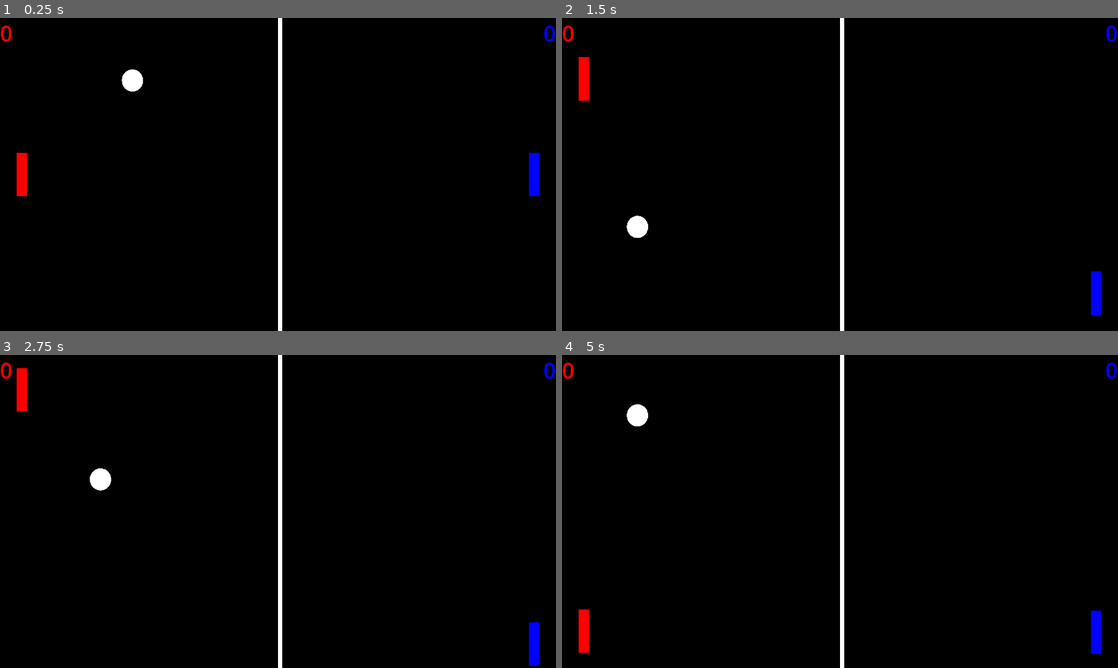
Above: before the commit, frames 1-4 (two rows, left to right).
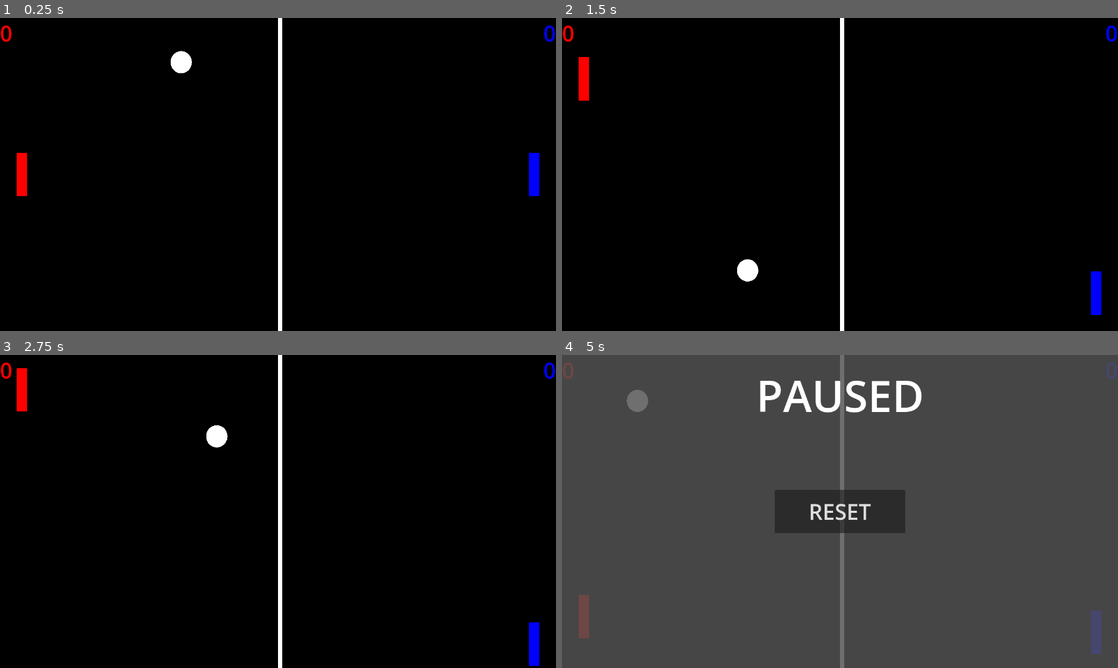
Above: after the commit, the same moments.

Repository: GiorgosAthanasopoulos/01-Pong
Game: Godot game, scene res://game/game.tscn
Same seed, same stepped clock (60 frames per second), same inputs: the game is played once before the commit and once after it.
Inputs:
- Up to frame 1 (0.25 s): no input
- Up to frame 2 (1.5 s): hold W (p1_move_up) 0.53-1.28 s; hold Down (p2_move_down) 0.53-1.28 s; hold S (p1_move_down) from 1.28 s (still down); tap Up (p2_move_up) at 1.35 s
- Up to frame 3 (2.75 s): release S (p1_move_down) at 2.03 s; hold W (p1_move_up) from 2.03 s (still down); hold Down (p2_move_down) from 2.03 s (still down)
- Up to frame 4 (5 s): release Down (p2_move_down) at 2.78 s; tap Up (p2_move_up) at 2.85, 4.35 s; release W (p1_move_up) at 3.53 s; hold Down (p2_move_down) 3.53-4.28 s; hold S (p1_move_down) from 3.53 s (still down); tap R (restart) at 4.15 s; tap Escape (pause, bound only after the commit) at 4.9 s

The runs differ from the first frame. In frame 1, 0.4% of the frame differs, in the area x 21-35%, y 10-24%; in frame 2, 0.4%; in frame 3, 0.4%; in frame 4, 100%, in the area x 0-100%, y 0-100%.

Commit message:
add audio fx

Diff:
--- /dev/null
+++ b/audio/audio.gd
@@ -0,0 +1,23 @@
+extends Node
+
+const goal_1: AudioStreamWAV = preload('res://assets/sounds/goal/trimmed/36796__alexpadina__goal1.wav')
+const goal_3: AudioStreamWAV = preload('res://assets/sounds/goal/trimmed/36798__alexpadina__goal3.wav')
+const goal_5: AudioStreamWAV = preload('res://assets/sounds/goal/trimmed/36800__alexpadina__goa5.wav')
+const goal_6: AudioStreamWAV = preload('res://assets/sounds/goal/trimmed/36801__alexpadina__goal6.wav')
+const ball_hit: AudioStreamWAV = preload('res://assets/sounds/hit/trimmed/269718__michorvath__ping-pong-ball-hit.wav')
+
+
+func get_random_goal_audio() -> AudioStreamWAV:
+    var choice: int = randi() % 4
+    if choice == 0:
+        return goal_1
+    if choice == 1:
+        return goal_3
+    if choice == 2:
+        return goal_5
+    else:
+        return goal_6
+
+
+func get_ball_hit_audio() -> AudioStreamWAV:
+    return ball_hit
--- /dev/null
+++ b/audio/buses/default_bus_layout.tres
@@ -0,0 +1,9 @@
+[gd_resource type="AudioBusLayout" format=3 uid="uid://djhwwwlnnh852"]
+
+[resource]
+bus/1/name = &"SFX"
+bus/1/solo = false
+bus/1/mute = false
+bus/1/bypass_fx = false
+bus/1/volume_db = 0.0
+bus/1/send = &"Master"
--- a/ball/ball.tscn
+++ b/ball/ball.tscn
@@ -1,6 +1,6 @@
 [gd_scene load_steps=5 format=3 uid="uid://duam4rign8jmu"]
 
-[ext_resource type="Script" uid="uid://mv7ftp7bp6n4" path="res://ball/ball.gd" id="1_6plaf"]
+[ext_resource type="Script" uid="uid://mv7ftp7bp6n4" path="res://ball/scripts/ball.gd" id="1_6plaf"]
 
 [sub_resource type="CircleShape2D" id="CircleShape2D_6plaf"]
 radius = 25.0
@@ -25,3 +25,6 @@
 position = Vector2(-0.499999, 0.500008)
 scale = Vector2(49.0556, 51)
 mesh = SubResource("SphereMesh_pwunn")
+
+[node name="SFXAudioStreamPlayer2D" type="AudioStreamPlayer2D" parent="."]
+bus = &"SFX"
--- a/ball/ball.gd
+++ b/ball/scripts/ball.gd
@@ -6,23 +6,22 @@
 @export var ball_toss_angle_threshold_deg: int = 75
 
 
+@onready var sfx_audio_stream_player_2d: AudioStreamPlayer2D = $SFXAudioStreamPlayer2D
+
+
 var angle: int
 signal goal_left
 signal goal_right
-signal restart
 
 
 func _ready() -> void:
     launch_ball()
 
 
-func _process(delta: float) -> void:
-    if Input.is_action_just_pressed(&"restart"):
-        emit_signal(&"restart")
-        queue_free()
+func _physics_process(delta: float) -> void:
+    if Global.paused:
+        return
 
-
-func _physics_process(delta: float) -> void:
     speed += delta * speed_increment
 
     var movement: Vector2 = Vector2.ZERO
@@ -36,6 +35,10 @@
     var collider: PhysicsBody2D = collision.get_collider()
     if not is_instance_valid(collider):
         return
+
+    sfx_audio_stream_player_2d.stream = Audio.get_ball_hit_audio()
+    sfx_audio_stream_player_2d.play()
+
     if collider.name.contains(&"Goal"):
         emit_signal(&"goal_right" if collider.name.contains(&"Goal2") else &"goal_left")
         queue_free()
@@ -48,13 +51,16 @@
 
 
 func launch_ball():
+    if Global.paused:
+        return
+
     randomize()
     var direction = randi() % 2
     var angle_deg: float
 
     if direction == 0:
-        angle_deg = randf_range(ball_toss_angle_threshold_deg, 180 - ball_toss_angle_threshold_deg)
+        angle_deg = randf_range(45, 135)
     else:
-        angle_deg = randf_range(180 + ball_toss_angle_threshold_deg, 360 - ball_toss_angle_threshold_deg)
+        angle_deg = randf_range(225, 315)
 
     angle = deg_to_rad(angle_deg)
--- /dev/null
+++ b/default_bus_layout.tres
@@ -0,0 +1,9 @@
+[gd_resource type="AudioBusLayout" format=3 uid="uid://cx4pvufsjmsv1"]
+
+[resource]
+bus/1/name = &"SFX"
+bus/1/solo = false
+bus/1/mute = false
+bus/1/bypass_fx = false
+bus/1/volume_db = 0.0672607
+bus/1/send = &"Master"
--- a/game/game.gd
+++ /dev/null
@@ -1,42 +0,0 @@
-extends Node2D
-
-
-@export var ball_scene: PackedScene = preload("res://ball/ball.tscn")
-
-
-var score_1: int = 0
-var score_2: int = 0
-
-
-@onready var score_label_1: Label = $UI/CanvasLayer/Score
-@onready var score_label_2: Label = $UI/CanvasLayer/Score2
-
-
-func _ready() -> void:
-    spawn_ball()
-
-
-func spawn_ball() -> void:
-    var ball: Node = ball_scene.instantiate()
-    add_child(ball)
-    var window_size: Vector2 = DisplayServer.window_get_size()
-    ball.global_position = Vector2(window_size.x/2, window_size.y/2)
-    ball.connect("goal_left", _on_goal_left)
-    ball.connect("goal_right", _on_goal_right)
-    ball.connect("restart", _on_restart)
-
-
-func _on_goal_left():
-    score_2 += 1
-    score_label_2.text = str(score_2)
-    spawn_ball()
-
-
-func _on_goal_right() -> void:
-    score_1 += 1
-    score_label_1.text = str(score_1)
-    spawn_ball()
-
-
-func _on_restart() -> void:
-    spawn_ball()
--- a/game/game.tscn
+++ b/game/game.tscn
@@ -1,6 +1,6 @@
 [gd_scene load_steps=5 format=3 uid="uid://d1hklrw45yjd4"]
 
-[ext_resource type="Script" uid="uid://bbowmoknjxtxb" path="res://game/game.gd" id="1_4fuuu"]
+[ext_resource type="Script" uid="uid://bbowmoknjxtxb" path="res://game/scripts/game.gd" id="1_4fuuu"]
 [ext_resource type="PackedScene" uid="uid://b1kgjud6cfmuq" path="res://paddle/paddle.tscn" id="2_dxrkv"]
 [ext_resource type="PackedScene" uid="uid://bg3v6hvjj6mpe" path="res://wall/wall.tscn" id="3_4fuuu"]
 [ext_resource type="PackedScene" uid="uid://b2pd6q6scjqqe" path="res://goal/goal.tscn" id="3_h7iqs"]
@@ -70,3 +70,46 @@
 
 [node name="Goal2" parent="Entities" instance=ExtResource("3_h7iqs")]
 position = Vector2(1278, 360)
+
+[node name="EscapeMenu" type="CanvasLayer" parent="."]
+visible = false
+
+[node name="BGColorRect" type="ColorRect" parent="EscapeMenu"]
+anchors_preset = 15
+anchor_right = 1.0
+anchor_bottom = 1.0
+grow_horizontal = 2
+grow_vertical = 2
+color = Color(0.32549, 0.32549, 0.32549, 0.839216)
+
+[node name="TitleLabel" type="Label" parent="EscapeMenu"]
+anchors_preset = 10
+anchor_right = 1.0
+offset_bottom = 186.0
+grow_horizontal = 2
+theme_override_font_sizes/font_size = 100
+text = "PAUSED"
+horizontal_alignment = 1
+vertical_alignment = 1
+
+[node name="ResetButton" type="Button" parent="EscapeMenu"]
+anchors_preset = 8
+anchor_left = 0.5
+anchor_top = 0.5
+anchor_right = 0.5
+anchor_bottom = 0.5
+offset_left = -150.0
+offset_top = -50.0
+offset_right = 150.0
+offset_bottom = 50.0
+grow_horizontal = 2
+grow_vertical = 2
+theme_override_font_sizes/font_size = 50
+text = "RESET"
+
+[node name="Audio" type="Node2D" parent="."]
+
+[node name="SFXAudioStreamPlayer2D" type="AudioStreamPlayer2D" parent="Audio"]
+bus = &"SFX"
+
+[connection signal="pressed" from="EscapeMenu/ResetButton" to="." method="_on_reset_button_pressed"]
--- /dev/null
+++ b/game/scripts/game.gd
@@ -0,0 +1,94 @@
+extends Node2D
+
+
+# TODO: AI goalkeeper (not perfect)
+
+
+@export var ball_scene: PackedScene = preload("res://ball/ball.tscn")
+
+
+@onready var score_label_1: Label = $UI/CanvasLayer/Score
+@onready var score_label_2: Label = $UI/CanvasLayer/Score2
+@onready var escape_menu: CanvasLayer = $EscapeMenu
+@onready var sfx_audio_stream_player_2d: AudioStreamPlayer2D = $Audio/SFXAudioStreamPlayer2D
+
+
+var score_1: int = 0
+var score_2: int = 0
+var ball: Node
+var freed: bool = false
+
+
+func _ready() -> void:
+    spawn_ball()
+
+
+func _process(delta: float) -> void:
+    if Input.is_action_just_pressed(&'restart') and not Global.paused:
+        ball.queue_free()
+        spawn_ball()
+    if Input.is_action_just_pressed(&'pause'):
+        Global.paused = not Global.paused
+        escape_menu.visible = not escape_menu.visible
+        freed = not freed
+
+
+func spawn_ball() -> void:
+    if Global.paused:
+        return
+
+    ball = ball_scene.instantiate()
+    add_child(ball)
+    var window_size: Vector2 = DisplayServer.window_get_size()
+    ball.global_position = Vector2(window_size.x/2, window_size.y/2)
+    ball.connect("goal_left", _on_goal_left)
+    ball.connect("goal_right", _on_goal_right)
+    ball.connect("restart", _on_restart)
+
+
+func _on_goal_left():
+    if Global.paused:
+        return
+
+    sfx_audio_stream_player_2d.stop()
+    sfx_audio_stream_player_2d.stream = Audio.get_random_goal_audio()
+    sfx_audio_stream_player_2d.play()
+
+    score_2 += 1
+    score_label_2.text = str(score_2)
+
+    spawn_ball()
+
+
+func _on_goal_right() -> void:
+    if Global.paused:
+        return
+
+    sfx_audio_stream_player_2d.stop()
+    sfx_audio_stream_player_2d.stream = Audio.get_random_goal_audio()
+    sfx_audio_stream_player_2d.play()
+
+    score_1 += 1
+    score_label_1.text = str(score_1)
+
+    spawn_ball()
+
+
+func _on_restart() -> void:
+    if Global.paused:
+        return
+
+    spawn_ball()
+
+
+func _on_reset_button_pressed() -> void:
+    score_1 = 0
+    score_label_1.text = str(score_1)
+
+    score_2 = 0
+    score_label_2.text = str(score_2)
+
+    if not freed:
+        freed = true
+        ball.queue_free()
+        spawn_ball()
--- /dev/null
+++ b/global/scripts/global.gd
@@ -0,0 +1,3 @@
+extends Node
+
+@export var paused: bool = false
--- a/paddle/paddle.tscn
+++ b/paddle/paddle.tscn
@@ -1,6 +1,6 @@
 [gd_scene load_steps=3 format=3 uid="uid://b1kgjud6cfmuq"]
 
-[ext_resource type="Script" uid="uid://ce4atdfanfg6j" path="res://paddle/paddle.gd" id="1_0sbc1"]
+[ext_resource type="Script" uid="uid://ce4atdfanfg6j" path="res://paddle/scripts/paddle.gd" id="1_0sbc1"]
 
 [sub_resource type="RectangleShape2D" id="RectangleShape2D_tbytw"]
 size = Vector2(25, 100)
--- a/paddle/paddle.gd
+++ b/paddle/scripts/paddle.gd
@@ -15,6 +15,9 @@
 
 
 func _process(delta: float) -> void:
+    if Global.paused:
+        return
+
     var movement: Vector2 = Vector2.ZERO
 
     if left:
--- a/project.godot
+++ b/project.godot
@@ -16,7 +16,16 @@
 config/version="1.0.0"
 run/main_scene="uid://d1hklrw45yjd4"
 config/features=PackedStringArray("4.4", "GL Compatibility")
-config/icon="res://icons/launcher/icon.svg"
+config/icon="res://assets/icons/launcher/icon.svg"
+
+[audio]
+
+buses/default_bus_layout="res://audio/buses/default_bus_layout.tres"
+
+[autoload]
+
+Global="*res://global/scripts/global.gd"
+Audio="*res://audio/audio.gd"
 
 [display]
 
@@ -51,6 +60,11 @@
 "events": [Object(InputEventKey,"resource_local_to_scene":false,"resource_name":"","device":-1,"window_id":0,"alt_press …(192 unchanged characters)…
 ]
 }
+pause={
+"deadzone": 0.2,
+"events": [Object(InputEventKey,"resource_local_to_scene":false,"resource_name":"","device":-1,"window_id":0,"alt_pressed":false,"shift_pressed":false,"ctrl_pressed":false,"meta_pressed":false,"pressed":false,"keycode":0,"physical_keycode":4194305,"key_label":0,"unicode":0,"location":0,"echo":false,"script":null)
+]
+}
 
 [layer_names]
 
Renamed: icons/launcher/icon.svg -> assets/icons/launcher/icon.svg
Not shown, changed: assets/icons/launcher/icon.svg.import
Not shown, added: assets/sounds/goal/source/36796__alexpadina__goal1.wav.import
Not shown, added: assets/sounds/goal/source/36798__alexpadina__goal3.wav.import
Not shown, added: assets/sounds/goal/source/36800__alexpadina__goal5.wav.import
Not shown, added: assets/sounds/goal/source/36801__alexpadina__goal6.wav.import
Not shown, added: assets/sounds/goal/trimmed/36796__alexpadina__goal1.wav.import
Not shown, added: assets/sounds/goal/trimmed/36798__alexpadina__goal3.wav.import
Not shown, added: assets/sounds/goal/trimmed/36800__alexpadina__goa5.wav.import
Not shown, added: assets/sounds/goal/trimmed/36801__alexpadina__goal6.wav.import
Not shown, added: assets/sounds/hit/source/269718__michorvath__ping-pong-ball-hit.wav.import
Not shown, added: assets/sounds/hit/trimmed/269718__michorvath__ping-pong-ball-hit.wav.import
(and 15 more such lines)
